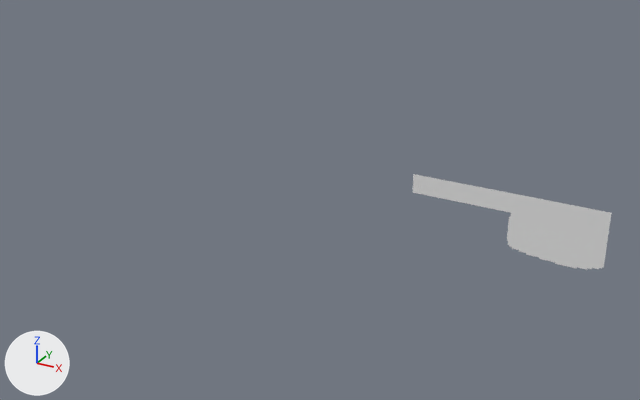
One commit to the OBJ model Assets/Tiled2Unity/Meshes/map.obj: the scene before it, then after it.
Rendered twice from a 50 mm camera at (27.0, -170.8, 74.1) aimed at (-69.3, 4.3, -13.5). Lighting does not change. The marker at lower left points along +X, +Y and +Z. Where no turn or scale is listed for an object, it has been applied to the vertices.

Objects in the first picture: 'map'.
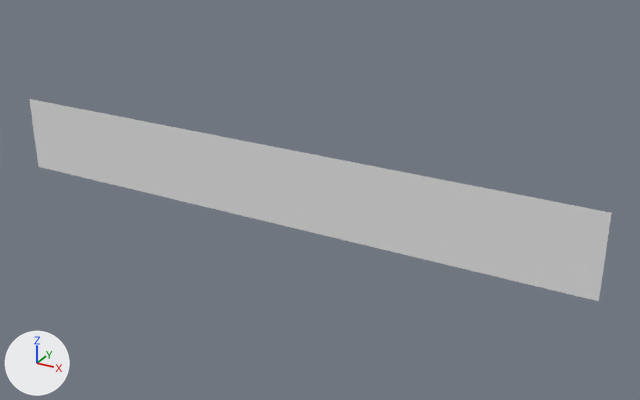
Edits to the scene script, one JSON object a line:
```json
{"block": "me_map", "where": "# used by ob_map; location = (0.0, 0.0, 0.0)"}
{"op": "remove", "block": "me_map", "code": "me_map.from_pydata(...)  # 3891 vertices, 3710 faces; spans x -43.2..0.0, y 0.0, z -14.1..0.0"}
{"op": "add", "block": "me_map", "code": "me_map.from_pydata(...)  # 32565 vertices, 32000 faces; spans x -160.0..0.0, y 0.0, z -20.5..0.0"}
{"block": "me_map", "change": "me_map part 1: 28674 vertices added at x -160.0..0.0, y 0.0, z -20.5..0.0"}
```

What differs and where, as boxes [x1, y1, x2, y2] in the pictures (640 x 400 px):
```json
{"object": "map", "change": "reshaped", "before": [413, 174, 612, 269], "after": [29, 99, 612, 301], "on screen": "192% wider, 111% taller"}
{"part": 1, "of": "me_map", "change": "added", "after": [29, 99, 604, 301]}
```
